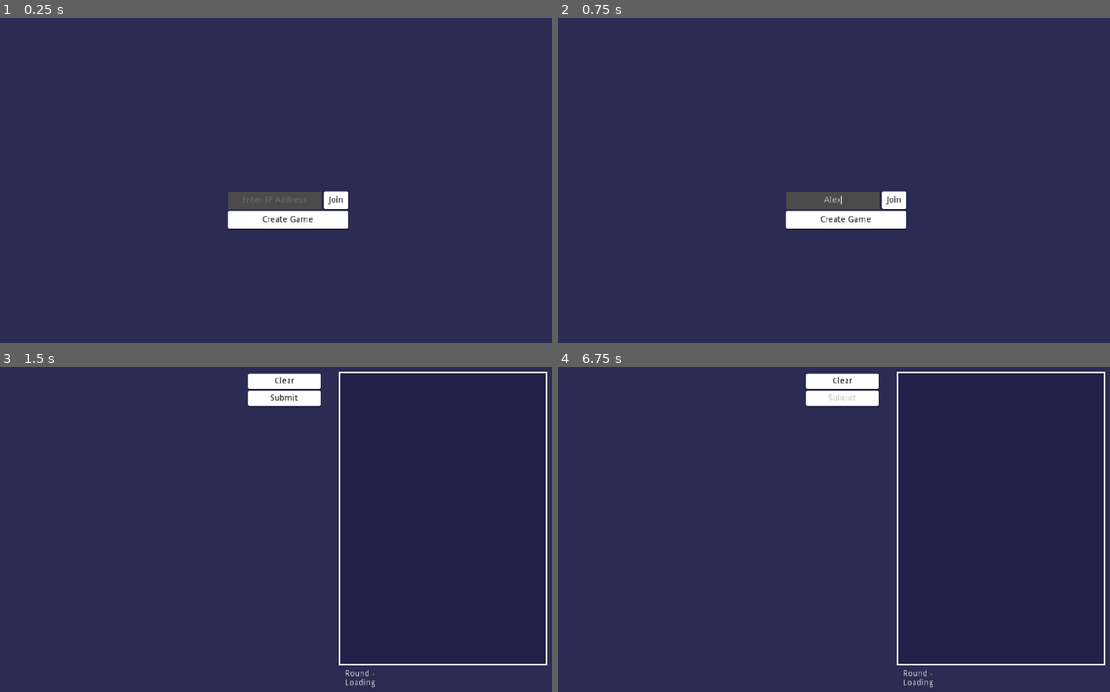
Above: before the commit, frames 1-4 (two rows, left to right).
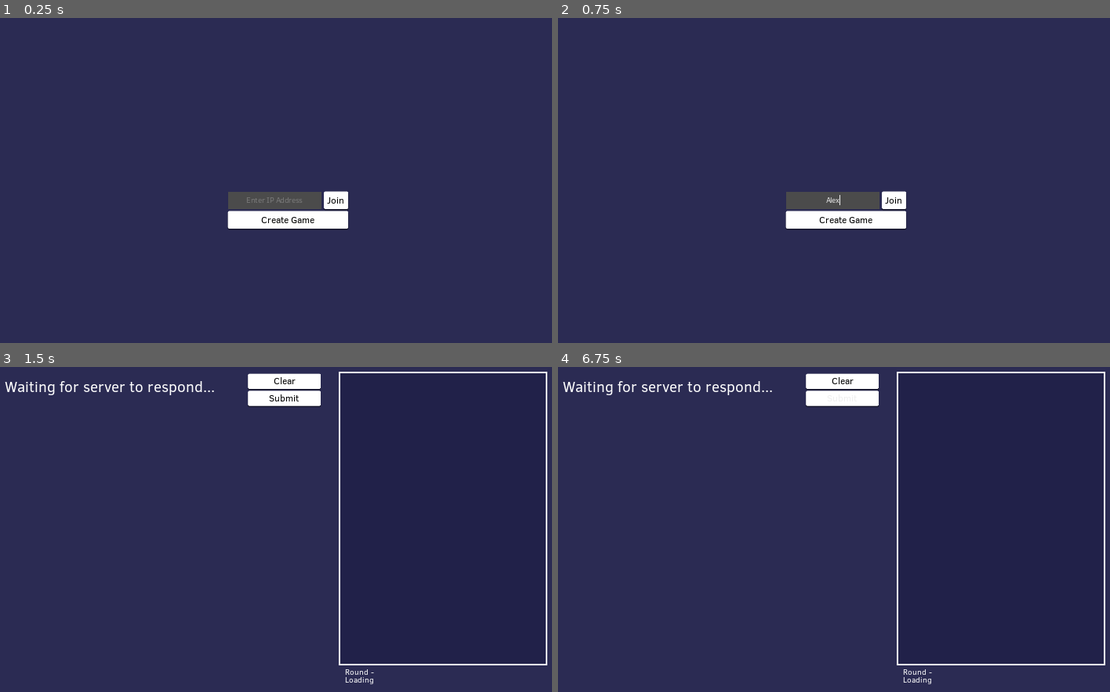
Above: after the commit, the same moments.

Repository: rednir/DrawingGame
Game: Godot game, scene res://Scenes/MainMenu.tscn
Two runs of this game, one before a commit and one after it. Both use one fixed random seed, a clock stepped at 60 frames per second and the inputs below.
Inputs (mouse positions are in pixels of both pictures, inside the frame that each line leads up to):
- Up to frame 1 (0.25 s): no input
- Up to frame 2 (0.75 s): click (834, 200) at 0.52 s; type "Alex" at 0.6 s
- Up to frame 3 (1.5 s): click "Join" at 1.25 s
- Up to frame 4 (6.75 s): click "Clear" at 2 s; click "Submit" at 2.75 s; click "Clear" at 3.5 s; click "Submit" at 4.25 s; click "Clear" at 5 s; click "Submit" at 5.75 s; tap Enter at 6.5 s; move the mouse to (977, 497) at 6.52 s; click (977, 497) at 6.67 s

The runs differ from the first frame. In frame 1, 0.2% of the frame differs, in the area x 44-63%, y 54-64%; in frame 2, 0.2%; in frame 3, 0.7%, in the area x 0-68%, y 3-99%; in frame 4, 0.7%.

Commit message:
add list of prompts

Diff:
--- a/Scenes/Game.tscn
+++ b/Scenes/Game.tscn
@@ -1,5 +1,6 @@
-[gd_scene load_steps=8 format=2]
+[gd_scene load_steps=13 format=2]
 
+[ext_resource path="res://Fonts/ClearSans-Regular.ttf" type="DynamicFontData" id=1]
 [ext_resource path="res://Styles/Buttons/generic_button_normal.tres" type="StyleBox" id=2]
 [ext_resource path="res://Scripts/DrawingCanvas.gd" type="Script" id=3]
 [ext_resource path="res://Styles/Buttons/generic_button_hover.tres" type="StyleBox" id=4]
@@ -15,6 +16,22 @@
 border_color = Color( 1, 1, 1, 1 )
 
 [sub_resource type="StyleBoxEmpty" id=2]
+
+[sub_resource type="DynamicFont" id=4]
+font_data = ExtResource( 1 )
+
+[sub_resource type="DynamicFont" id=5]
+font_data = ExtResource( 1 )
+
+[sub_resource type="DynamicFont" id=6]
+size = 14
+extra_spacing_top = -3
+extra_spacing_bottom = -3
+font_data = ExtResource( 1 )
+
+[sub_resource type="DynamicFont" id=3]
+size = 25
+font_data = ExtResource( 1 )
 
 [node name="GameRoot" type="Control"]
 anchor_right = 1.0
@@ -57,6 +74,7 @@
 custom_styles/pressed = ExtResource( 5 )
 custom_styles/focus = SubResource( 2 )
 custom_styles/normal = ExtResource( 2 )
+custom_fonts/font = SubResource( 4 )
 custom_colors/font_color_disabled = Color( 0, 0, 0, 0.490196 )
 custom_colors/font_color = Color( 0, 0, 0, 1 )
 custom_colors/font_color_hover = Color( 0, 0, 0, 1 )
@@ -76,6 +94,7 @@
 custom_styles/pressed = ExtResource( 5 )
 custom_styles/focus = SubResource( 2 )
 custom_styles/normal = ExtResource( 2 )
+custom_fonts/font = SubResource( 5 )
 custom_colors/font_color_disabled = Color( 0, 0, 0, 0.490196 )
 custom_colors/font_color = Color( 0, 0, 0, 1 )
 custom_colors/font_color_hover = Color( 0, 0, 0, 1 )
@@ -86,20 +105,37 @@
 }
 
 [node name="PlayersList" type="VBoxContainer" parent="."]
-margin_left = 53.0
-margin_top = 60.0
-margin_right = 256.0
-margin_bottom = 288.0
+margin_left = 56.0
+margin_top = 130.0
+margin_right = 259.0
+margin_bottom = 358.0
 __meta__ = {
 "_edit_use_anchors_": false
 }
 
 [node name="TextRoundInfo" type="RichTextLabel" parent="."]
 margin_left = 610.0
-margin_top = 547.0
+margin_top = 545.0
 margin_right = 929.0
-margin_bottom = 575.0
+margin_bottom = 591.0
+custom_fonts/normal_font = SubResource( 6 )
 text = "Round -
 Loading"
 fit_content_height = true
 scroll_active = false
+__meta__ = {
+"_edit_use_anchors_": false
+}
+
+[node name="TextPrompt" type="RichTextLabel" parent="."]
+margin_left = 54.0
+margin_top = 66.0
+margin_right = 403.0
+margin_bottom = 115.0
+custom_fonts/normal_font = SubResource( 3 )
+text = "Waiting for server to respond...
+"
+scroll_active = false
+__meta__ = {
+"_edit_use_anchors_": false
+}
--- a/Scenes/MainMenu.tscn
+++ b/Scenes/MainMenu.tscn
@@ -1,14 +1,25 @@
-[gd_scene load_steps=8 format=2]
+[gd_scene load_steps=12 format=2]
 
 [ext_resource path="res://Styles/Buttons/generic_button_normal.tres" type="StyleBox" id=1]
 [ext_resource path="res://Styles/Buttons/generic_button_hover.tres" type="StyleBox" id=2]
 [ext_resource path="res://Styles/Buttons/generic_button_pressed.tres" type="StyleBox" id=3]
 [ext_resource path="res://Styles/LineEdit/generic_lineedit_normal.tres" type="StyleBox" id=4]
 [ext_resource path="res://Scripts/MainMenu.gd" type="Script" id=5]
+[ext_resource path="res://Fonts/ClearSans-Regular.ttf" type="DynamicFontData" id=6]
 
 [sub_resource type="StyleBoxEmpty" id=1]
 
+[sub_resource type="DynamicFont" id=3]
+size = 14
+font_data = ExtResource( 6 )
+
 [sub_resource type="StyleBoxEmpty" id=2]
+
+[sub_resource type="DynamicFont" id=4]
+font_data = ExtResource( 6 )
+
+[sub_resource type="DynamicFont" id=5]
+font_data = ExtResource( 6 )
 
 [node name="MainMenuControl" type="Control"]
 anchor_right = 1.0
@@ -39,6 +50,7 @@
 size_flags_stretch_ratio = 4.0
 custom_styles/focus = SubResource( 1 )
 custom_styles/normal = ExtResource( 4 )
+custom_fonts/font = SubResource( 3 )
 align = 1
 max_length = 80
 placeholder_text = "Enter IP Address"
@@ -57,6 +69,7 @@
 custom_styles/pressed = ExtResource( 3 )
 custom_styles/focus = SubResource( 2 )
 custom_styles/normal = ExtResource( 1 )
+custom_fonts/font = SubResource( 4 )
 custom_colors/font_color_disabled = Color( 0.427451, 0.427451, 0.427451, 1 )
 custom_colors/font_color = Color( 0, 0, 0, 1 )
 custom_colors/font_color_hover = Color( 0, 0, 0, 1 )
@@ -78,6 +91,7 @@
 custom_styles/pressed = ExtResource( 3 )
 custom_styles/focus = SubResource( 2 )
 custom_styles/normal = ExtResource( 1 )
+custom_fonts/font = SubResource( 5 )
 custom_colors/font_color_disabled = Color( 0.427451, 0.427451, 0.427451, 1 )
 custom_colors/font_color = Color( 0, 0, 0, 1 )
 custom_colors/font_color_hover = Color( 0, 0, 0, 1 )
--- a/Scripts/AutoLoads/Client.gd
+++ b/Scripts/AutoLoads/Client.gd
@@ -16,6 +16,7 @@
 }
 
 var canvas_data = [[[]]]
+var prompt = "CHAIR"
 
 
 
--- a/Scripts/AutoLoads/Server.gd
+++ b/Scripts/AutoLoads/Server.gd
@@ -3,6 +3,10 @@
 
 const PORT = 9080
 var server = null
+
+var possible_prompts = [
+	"diary", "bottle", "water", "packet", "chewing gum", "tissue", "glasses", "watch", "sweet", "photo", "camera", "stamp", "postcard", "dictionary", "coin", "brush", "credit card", "identity", "card", "key", "mobile", "phone", "wallet", "button", "umbrella", "pen", "pencil", "lighter", "cigarette", "match", "lipstick", "purse", "case", "clip", "scissors", "rubber", "file", "banknote", "passport", "driving, licence", "comb", "notebook", "laptop", "rubbish", "mirror", "painkiller", "sunscreen", "toothbrush", "headphone", "player", "battery", "light bulb", "bin", "newspaper", "magazine", "alarm clock"
+]
 
 var player_colors = [
 	Color.green,
@@ -64,6 +68,7 @@
 
 func on_close_request():
 	print("[Server] Close request")
+
 
 
 
--- a/Scripts/DrawingCanvas.gd
+++ b/Scripts/DrawingCanvas.gd
@@ -49,7 +49,7 @@
 			from_pos = turn_canvas_data[len(turn_canvas_data) - 1].to_pos,
 			to_pos = current_mouse_pos,
 			color = Client.this_player.color,
-			width = 5
+			width = 3
 		}
 	else:
 		# Start a new stroke, dont draw a line from the last point
@@ -57,7 +57,7 @@
 			from_pos = current_mouse_pos,
 			to_pos = current_mouse_pos,
 			color = Client.this_player.color,
-			width = 5
+			width = 3
 		}
 	Client.canvas_data[Client.round_data.current_round][Client.round_data.current_player_turn].append(line_to_add)
 
--- a/Scripts/Game.gd
+++ b/Scripts/Game.gd
@@ -5,7 +5,7 @@
 onready var drawing_canvas_node = $DrawingCanvas
 onready var players_list_node = $PlayersList
 onready var text_round_info_node = $TextRoundInfo
-
+onready var text_prompt_node = $TextPrompt
 
 
 
@@ -23,6 +23,7 @@
 
 func on_new_data():
 	update_players_list()
+	update_prompt()
 	update_round_info()
 	drawing_canvas_node.update()
 
@@ -47,10 +48,18 @@
 
 
 func update_round_info():
-	text_round_info_node.bbcode_text = "Round %s\n%s's turn" % [Client.round_data.current_round, Client.list_of_players[Client.round_data.current_player_turn].name]
+	text_round_info_node.bbcode_text = "Round %s\n%s's turn" % [Client.round_data.current_round + 1, Client.list_of_players[Client.round_data.current_player_turn].name]
 	print(Client.list_of_players[Client.round_data.current_player_turn])
 	print(Client.this_player)
 	if Client.list_of_players[Client.round_data.current_player_turn].client_id == Client.this_player.client_id:
 		drawing_canvas_node.allowed_to_draw = true
 	else:
 		drawing_canvas_node.allowed_to_draw = false
+
+
+
+func update_prompt():
+	text_prompt_node.bbcode_text = "Draw a %s" % Client.prompt
+	print(Server.server)
+	if Server.server != null:
+		text_prompt_node.bbcode_text = "You are the server"
--- a/Scripts/MainMenu.gd
+++ b/Scripts/MainMenu.gd
@@ -24,3 +24,6 @@
 	var status_code = Server.try_create_server()
 	if status_code != OK:
 		Events.emit_signal("error", "Could not create a server (Code: %s)" % status_code)
+	else:
+		Client.try_join_server("localhost")
+		get_tree().change_scene("res://Scenes/Game.tscn")
Binary file added: Fonts/ClearSans-Regular.ttf
